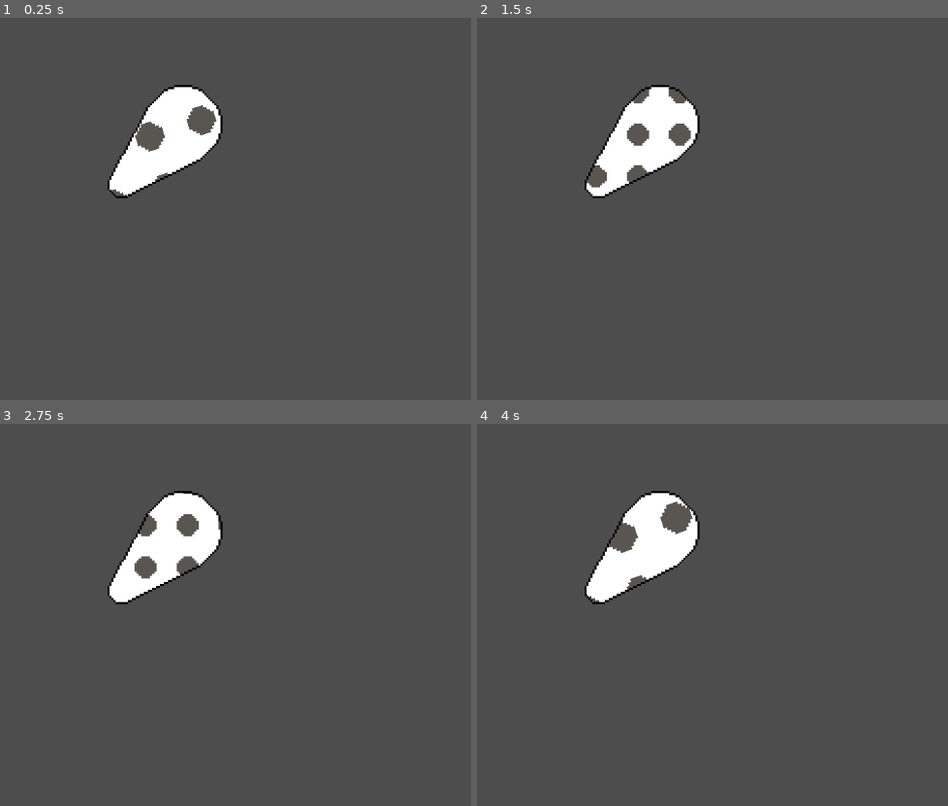
Above: before the commit, frames 1-4 (two rows, left to right).
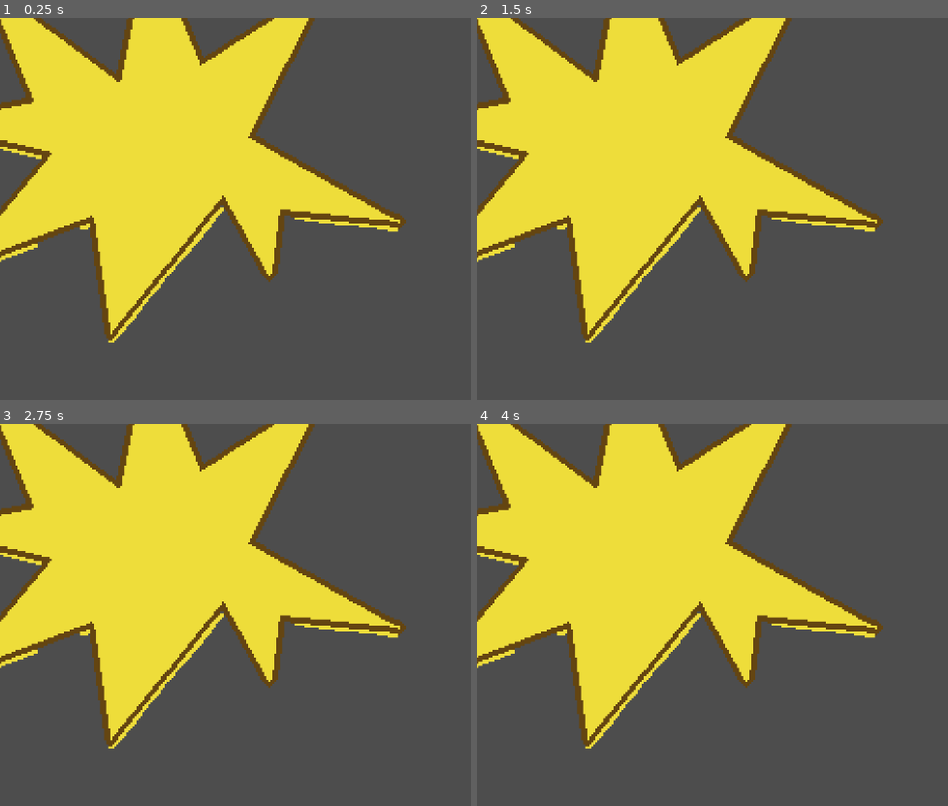
Above: after the commit, the same moments.

Repository: HjalteTagmose/Winball
Game: Godot game, scene res://scenes/test.tscn
The game is run twice, just before and just after one commit, with the same random seed, the same clock (stepped at 60 frames per second) and the same inputs. The project has no main scene, so this scene is started directly.
Inputs:
- Up to frame 1 (0.25 s): no input
- Up to frame 2 (1.5 s): tap Enter (ui_accept) at 0.5, 0.77 s
- Up to frame 3 (2.75 s): tap Enter (ui_accept) at 1.52 s
- Up to frame 4 (4 s): tap Enter (ui_accept) at 3.02, 3.77 s

The runs differ from the first frame. In frame 1, 38% of the frame differs, in the area x 0-87%, y 0-86%; in frame 2, 38%; in frame 3, 38%; in frame 4, 38%.

Commit message:
add replace color

Diff:
--- a/scenes/test.tscn
+++ b/scenes/test.tscn
@@ -1,18 +1,19 @@
 [gd_scene load_steps=10 format=3 uid="uid://bd1d2ff04wjul"]
 
 [ext_resource type="Shader" uid="uid://d1wxs38in1tt7" path="res://sprites/test/scrolling_texture.gdshader" id="1_bl13t"]
-[ext_resource type="Texture2D" uid="uid://dd6ns6y03fnal" path="res://sprites/test/test_flipper.png" id="1_errlg"]
-[ext_resource type="Texture2D" uid="uid://8uverxmiu3hn" path="res://sprites/test/test_pattern.png" id="2_bl13t"]
+[ext_resource type="Texture2D" uid="uid://c4cglduo8u6ui" path="res://sprites/test/1974-03-30-uk-evening_argus-03.jpg" id="2_74lek"]
+[ext_resource type="Texture2D" uid="uid://bv45f70qsuxfa" path="res://sprites/test/ph_boom_vfx.png" id="3_74lek"]
 [ext_resource type="Script" uid="uid://cvvegl8w2yi4q" path="res://sprites/test/flipper_animation.gd" id="4_74lek"]
 
 [sub_resource type="ShaderMaterial" id="ShaderMaterial_iyx0m"]
 shader = ExtResource("1_bl13t")
-shader_parameter/scroll_texture = ExtResource("2_bl13t")
-shader_parameter/tiling = Vector2(1, 1)
+shader_parameter/scroll_texture = ExtResource("2_74lek")
+shader_parameter/replace_color = Color(0.933333, 0.866667, 0.227451, 1)
+shader_parameter/tiling = Vector2(0.93, 1)
 shader_parameter/direction = Vector2(1, 1)
-shader_parameter/speed = 0.2
+shader_parameter/speed = 0.1
 shader_parameter/rotation = 0.0
-shader_parameter/scale = 1.0
+shader_parameter/scale = 0.3
 
 [sub_resource type="Curve" id="Curve_74lek"]
 _limits = [0.0, 2.0, 0.0, 0.25]
@@ -35,12 +36,12 @@
 
 [node name="Test" type="Node2D"]
 
-[node name="Flipper" type="Sprite2D" parent="."]
+[node name="Boom" type="Sprite2D" parent="."]
 texture_filter = 1
 material = SubResource("ShaderMaterial_iyx0m")
 position = Vector2(250, 184)
 scale = Vector2(3, 3)
-texture = ExtResource("1_errlg")
+texture = ExtResource("3_74lek")
 script = ExtResource("4_74lek")
 scale_curve = SubResource("Curve_74lek")
 texture_speed_curve = SubResource("Curve_j5jx5")
--- a/sprites/test/scrolling_texture.gdshader
+++ b/sprites/test/scrolling_texture.gdshader
@@ -1,6 +1,7 @@
 shader_type canvas_item;
 
 uniform sampler2D scroll_texture: filter_nearest;
+uniform vec4 replace_color : source_color;
 uniform vec2 tiling = vec2(1.0, 1.0);
 uniform vec2 direction = vec2(1.0, 1.0);
 uniform float speed = 1.0;
@@ -19,7 +20,7 @@
 }
 
 void fragment() {
-	if (COLOR == vec4(0,0,1,1))
+	if (COLOR == replace_color)
 	{
 		vec2 newUV = (UV - 0.5) * scale + 0.5;
 		newUV = rotated(newUV, rotation);
Not shown, added: sprites/test/1974-03-30-uk-evening_argus-03.jpg.import
Not shown, added: sprites/test/ph_boom_vfx.png.import
Not shown, added: sprites/test/ph_zap_vfx.png.import
